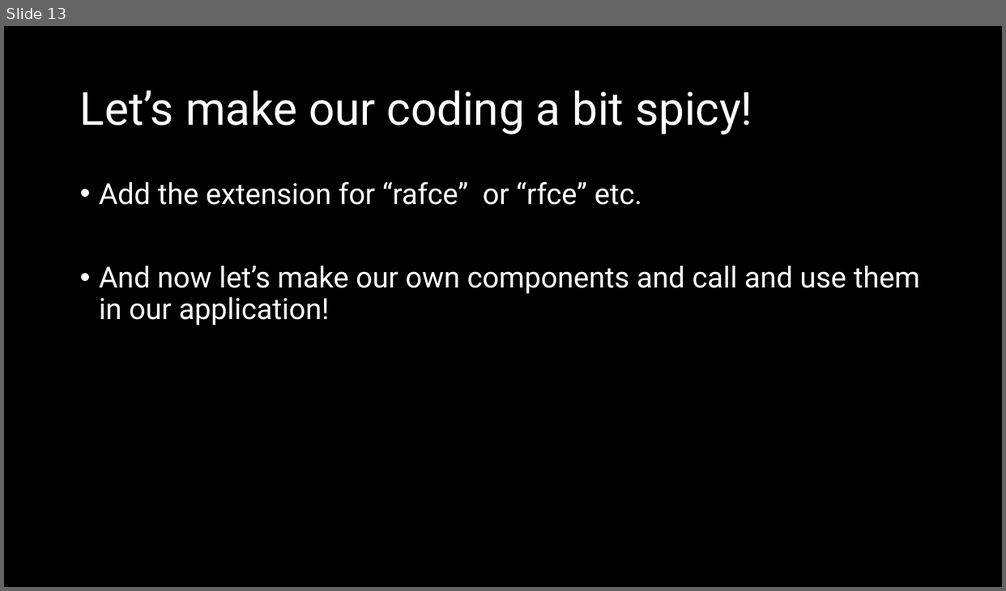
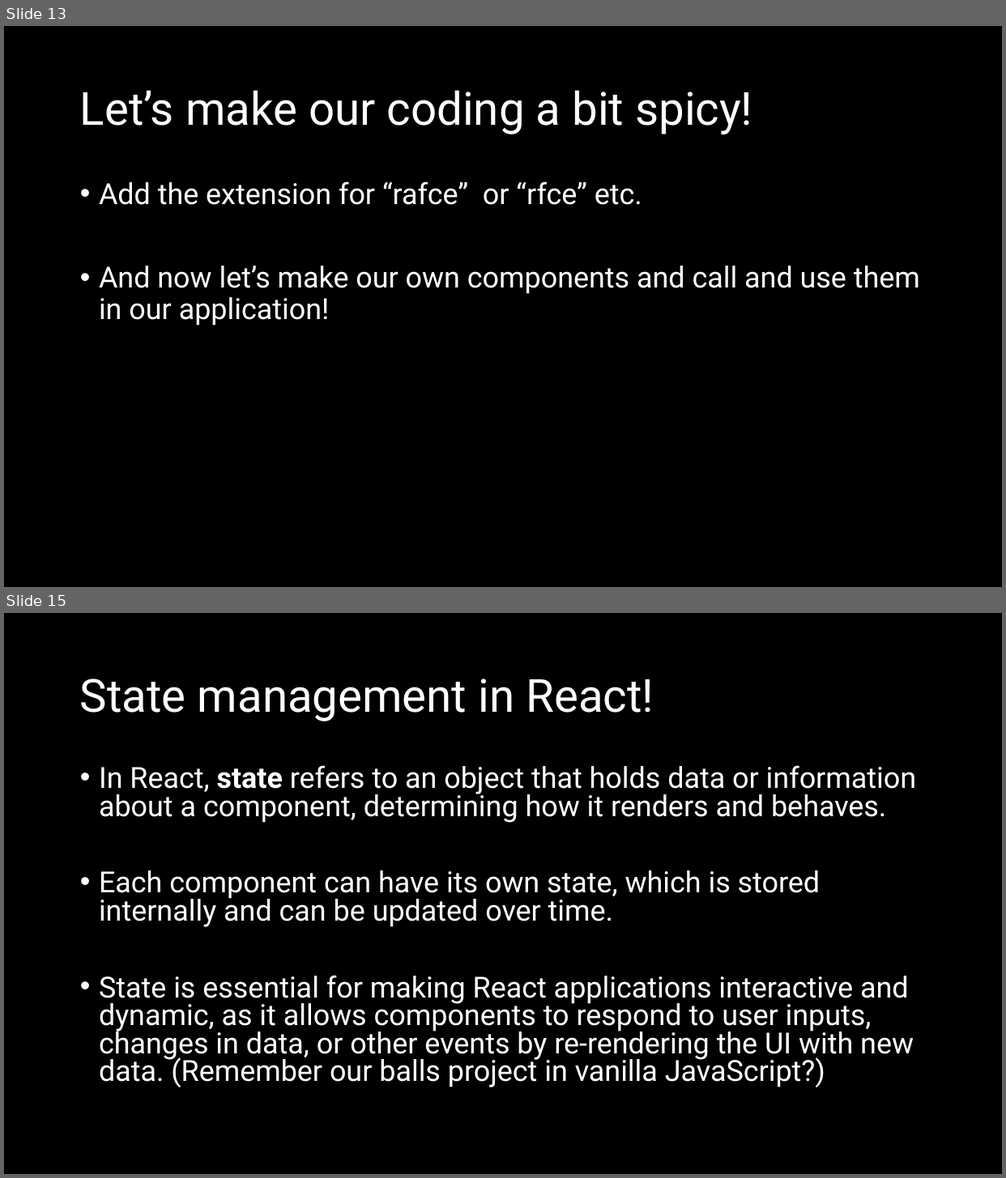
Before and after one commit to natiquekeyin/fall2024, a slide deck: JavaScript/Week10/Week10.pptx. Shown one above the other, each under a label of ours: slide 13 before the commit, slides 13 and 15 after it; the slides between them are not shown. The pictures are 1006x591 and 1006x1178 pixels, drawn with LibreOffice and Linux fonts; fonts in the diff are those of the drawing. Boxes give left, top, right and bottom in pixels: in the first picture for what was removed or moved away, otherwise in the second. Text is boxed around its words. In the diff, an @@ line names an element or a change of style, - is before the commit and + after.

```diff
--- a/JavaScript/Week10/Week10.pptx
+++ b/JavaScript/Week10/Week10.pptx
@@ slide 15 added at bbox=[4, 613, 1002, 1174], background #000000 @@
@@ title added at bbox=[80, 679, 654, 722], 44 pt, text #FFFFFF @@
+State management in React!
@@ text added at bbox=[99, 765, 916, 1088], 28 pt, text #FFFFFF @@
+• In React, state refers to an object that holds data or information about a component, determining how it renders and behaves.
+• Each component can have its own state, which is stored internally and can be updated over time.
+• State is essential for making React applications interactive and dynamic, as it allows components to respond to user inputs, changes in data, or other events by re-rendering the UI with new data. (Remember our balls project in vanilla JavaScript?)
```
Also in this commit, not shown: 1 slide changed, 11 other slides added.
